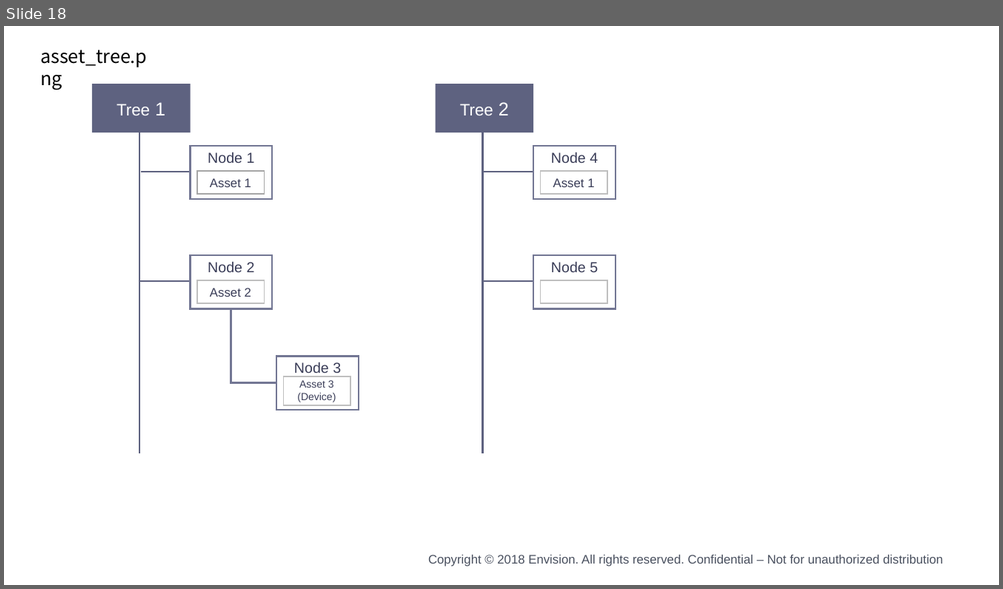
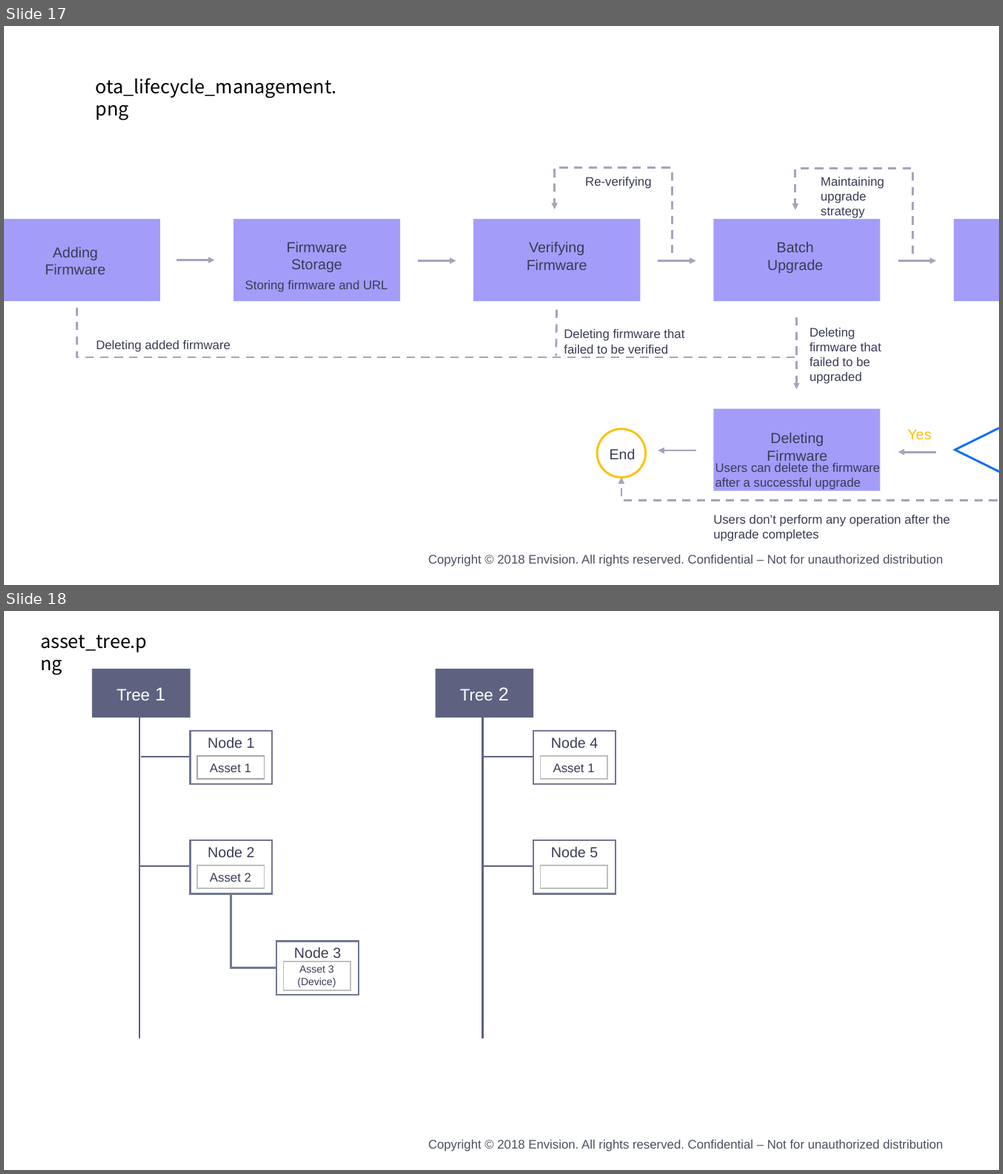
Before and after one commit to kikuchiyo/device_connection_en, a slide deck: media/device_en.pptx. Shown one above the other, each under a label of ours: slide 18 before the commit, slides 17 and 18 after it. The pictures are 1003x589 and 1003x1174 pixels, drawn with LibreOffice and Linux fonts; fonts in the diff are those of the drawing; background and template pictures are left out. Boxes give left, top, right and bottom in pixels: in the first picture for what was removed or moved away, otherwise in the second. Text is boxed around its words. In the diff, an @@ line names an element or a change of style, - is before the commit and + after.

```diff
--- a/media/device_en.pptx
+++ b/media/device_en.pptx
@@ slide 17 added at <box>4,26,999,585</box>, background #FFFFFF; not listed: 1 template element that a slide beside it also shows @@
@@ text added at <box>96,78,337,120</box>, 18 pt, text #000000 @@
+ota_lifecycle_management.png
@@ group added at <box>4,168,999,542</box>: 17 texts, 7 arrows, 6 rectangles, 3 elbow arrows, 1 ellipse, 1 diamond, 1 elbow line, 1 line @@
+Adding Firmware
+Firmware Storage
+Storing firmware and URL
+Verifying Firmware
+Batch Upgrade
+Upgrade Progress Tracking
+Deleting Firmware
+End
+Upgrade Complete？
+Users can delete the firmware after a successful upgrade
+Users don’t perform any operation after the upgrade completes
+Yes
+Re-verifying
+Maintaining upgrade strategy
+Deleting added firmware
+Deleting firmware that failed to be verified
+Deleting firmware that failed to be upgraded
```
Also in this commit, not shown: 2 slides changed, 1 slide removed, 20 other files.
